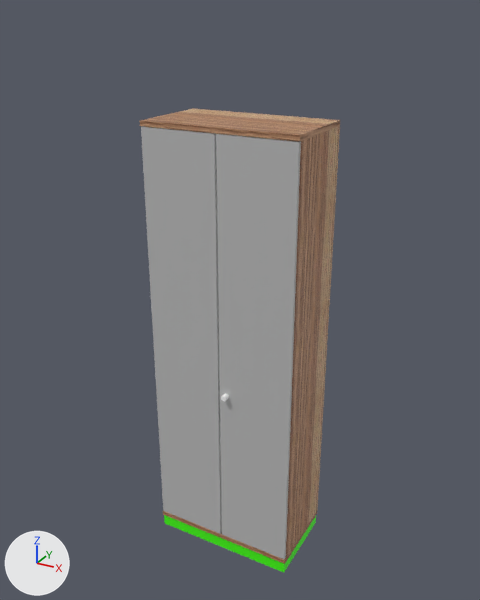
Two versions of the FBX model Assets/Meshes/Baseline/baseline_6OH_+1OH_45x80_fin.fbx, one commit apart.
One viewpoint serves both versions: a camera (50 mm lens) standing at (1.9, -2.53, 2.83) and looking at (0.38, 0.22, 1.45). Lighting does not change. The marker at lower left points along +X, +Y and +Z. Where no turn or scale is listed for an object, it has been applied to the vertices. Vertices at the same position are counted once.

Script lines for the objects in view, before the commit:
```python
me_mesh_001 = bpy.data.meshes.new('Mesh.001')
me_mesh_001.from_pydata(...)  # 36 vertices, 60 faces; spans x -0.01..0.79, y -0.02..0.43, z 0.07..2.36
me_mesh_001.materials.append(mat_phong4)
me_mesh_002 = bpy.data.meshes.new('Mesh.002')
me_mesh_002.from_pydata(...)  # a box spanning x 0.0..0.39, y -0.02..0.0, z 0.1..2.33
me_mesh_002.materials.append(mat_phong3)  # grey #bcbcbc
me_mesh_003 = bpy.data.meshes.new('Mesh.003')
me_mesh_003.from_pydata(...)  # a box spanning x 0.4..0.79, y -0.02..0.0, z 0.1..2.33
me_mesh_003.materials.append(mat_phong3)  # grey #bcbcbc
ob_body_mesh = bpy.data.objects.new('body_mesh', me_mesh_001)
ob_body_mesh.location = (0.0, 0.0, 0.0)
ob_polysurface1 = bpy.data.objects.new('polySurface1', me_mesh_003)
ob_polysurface1.location = (0.0, 0.0, 0.0)
ob_polysurface2 = bpy.data.objects.new('polySurface2', me_mesh_002)
ob_polysurface2.location = (0.0, 0.0, 0.0)
# also in view: 'podstawa_mesh' at (0.39, 0.2, 0.03)
```
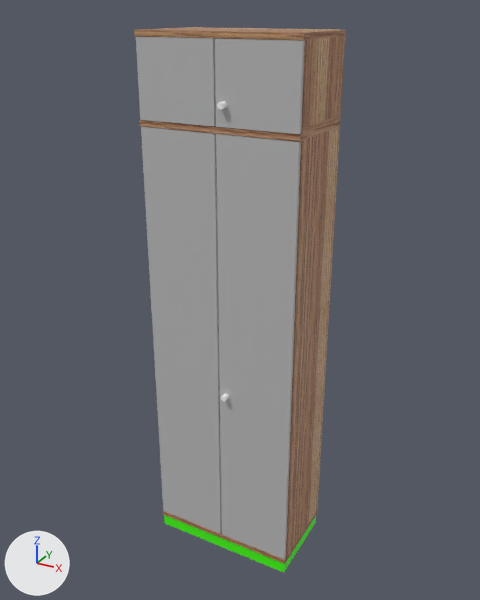
Where the change shows, as pixel boxes [x1, y1, x2, y2] in the pictures (480 x 600 px):
'body_mesh', reshaped (18% taller): before [140, 109, 340, 564]; after [134, 27, 346, 564]
'front_gora_mesh', added: after [136, 37, 305, 134]
'handle_mesh', added: after [217, 101, 229, 402]
part 1 of me_mesh_001, added: after [192, 37, 290, 40]
part 2 of me_mesh_001, added: after [134, 27, 346, 134]
'front_dol_mesh', unchanged, uncovered by the edit: after [141, 126, 301, 559]
'polySurface1', unchanged, covered by the edit: before [216, 134, 301, 559]
'polySurface2', unchanged, covered by the edit: before [141, 126, 222, 534]

What changed in the scene script:
```text
Change me_mesh_001:
    used by ob_body_mesh; location = (0.0, 0.0, 0.0)
    remove me_mesh_001.from_pydata(...)  # 36 vertices, 60 faces; spans x -0.01..0.79, y -0.02..0.43, z 0.07..2.36
    add me_mesh_001.from_pydata(...)  # 68 vertices, 120 faces; spans x -0.01..0.79, y -0.02..0.43, z 0.07..2.74
    me_mesh_001 part 1: a new loose piece, a box spanning x 0.014..0.776, y 0.407..0.423, z 2.38..2.714, in mat_phong4
    me_mesh_001 part 2
    16 vertices are added at x -0.01..0.79, y -0.02..0.43, z 2.36..2.74
    8 new vertices lie (0.0, 0.43, 0.0) away from vertices in x -0.01..0.79, y 0.0, z 2.38..2.71
    48 new faces join them
Add me_mesh_003_1:
    me_mesh_003_1.from_pydata(...)  # a box spanning x 0.399..0.791, y -0.023..-0.004, z 2.358..2.711; a box spanning x -0.001..0.391, y -0.023..-0.004, z 2.358..2.711
    me_mesh_003_1.materials.append(mat_phong3)  # grey #bcbcbc
Add me_mesh_001_1:
    me_mesh_001_1.from_pydata(...)  # 258 vertices, 504 faces; spans x 0.424..0.454, y -0.053..-0.023, z 1.005..2.466
    me_mesh_001_1.materials.append(mat_okt6e7cd63cb)  # its picture is missing
Add ob_front_gora_mesh:
    ob_front_gora_mesh = bpy.data.objects.new('front_gora_mesh', me_mesh_003_1)
    ob_front_gora_mesh.location = (0.0, 0.0, 0.0)
Add ob_handle_mesh:
    ob_handle_mesh = bpy.data.objects.new('handle_mesh', me_mesh_001_1)
    ob_handle_mesh.location = (0.0, 0.0, 0.0)
```
